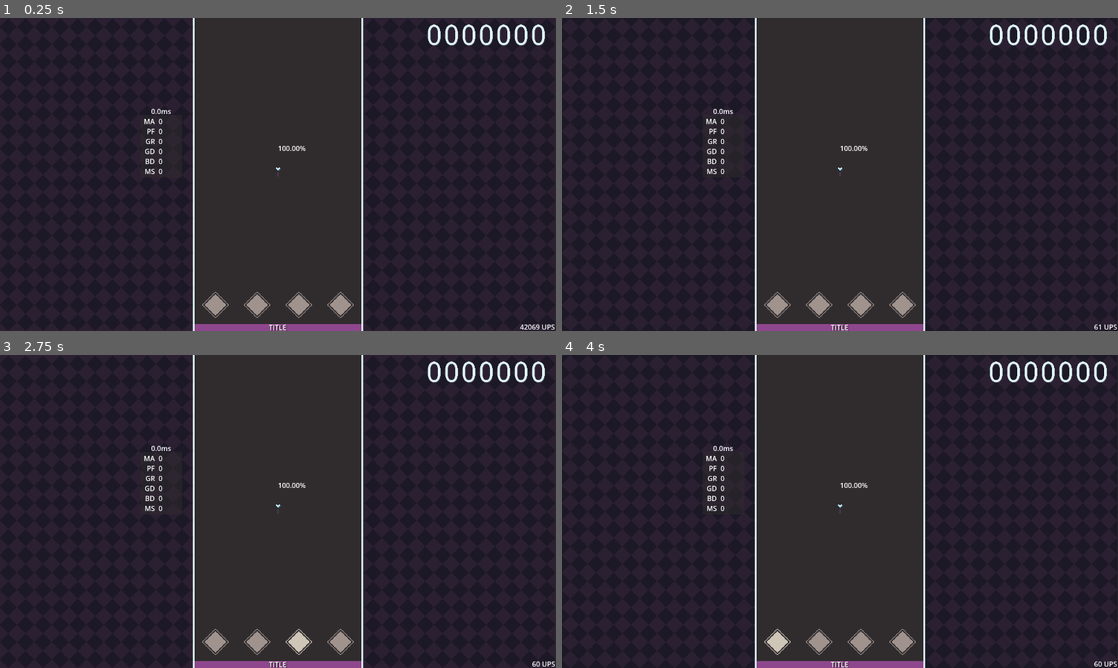
Above: before the commit, frames 1-4 (two rows, left to right).
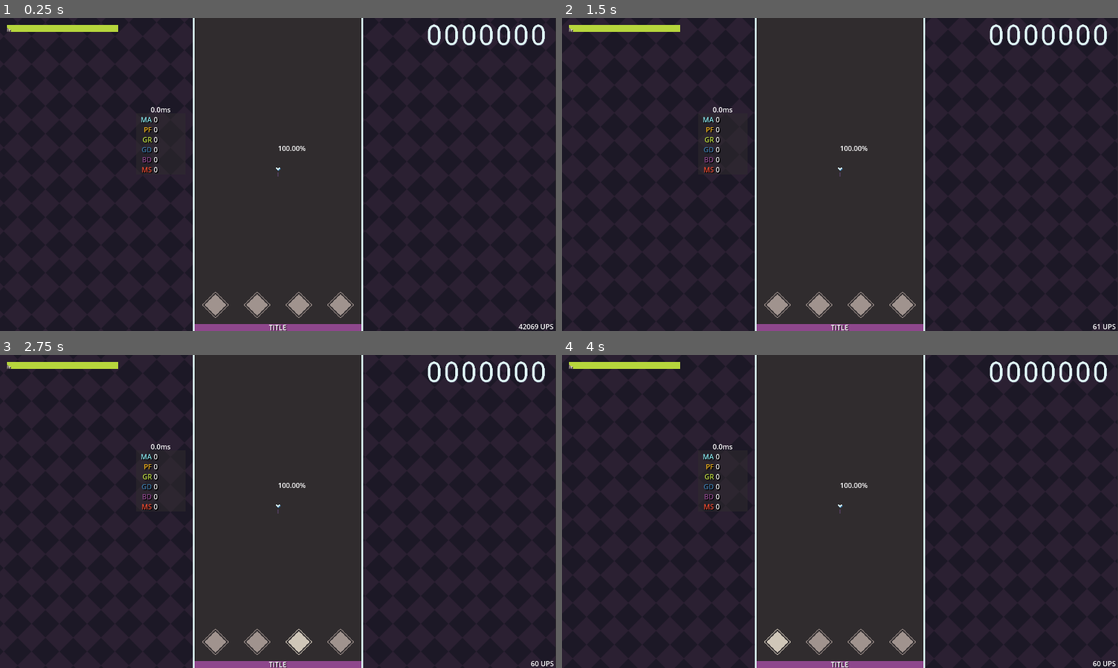
Above: after the commit, the same moments.

Repository: KayDeeTee/GodotVSRG
Game: Godot game, scene res://scenes/gameplay.tscn
The game is run twice, just before and just after one commit, with the same random seed, the same clock (stepped at 60 frames per second) and the same inputs.
Inputs:
- Up to frame 1 (0.25 s): no input
- Up to frame 2 (1.5 s): hold Z (col_0) 0.53-1.28 s; tap Enter at 1.25 s; tap X (col_1) at 1.35 s
- Up to frame 3 (2.75 s): tap R (restart) at 2 s; hold , (col_2) from 2.03 s (still down)
- Up to frame 4 (4 s): tap R (restart) at 2.75, 3.5 s; release , (col_2) at 2.78 s; tap . (col_3) at 2.85 s; hold Z (col_0) from 3.53 s (still down)

The runs differ from the first frame. In frame 1, 0.9% of the frame differs, in the area x 1-100%, y 2-100%; in frame 2, 0.9%; in frame 3, 0.9%; in frame 4, 0.9%.
Error in both runs: Attempt to call function 'get_as_text' in base 'null instance' on a null instance. (res://code/gameplay/Chart.gd:33)

Commit message:
added hp/song over checks, minor ui changes

Diff:
--- a/code/gameplay/Composer.gd
+++ b/code/gameplay/Composer.gd
@@ -26,6 +26,8 @@
 
 const usec = 1000000
 
+var song_failed = false
+
 var clap_index = 0
 
 var audiofilename = ""
@@ -70,6 +72,13 @@
 	check_to_spawn_notes()
 	check_to_despawn_notes()
 	check_to_play_clap()
+
+	if song_failed and Global.user_settings.immediate_fail: #normally you'd just return to song select or a retry menu but...
+		get_tree().quit()
+
+	if time > chart.duration + usec*2.5:
+		get_tree().quit()
+
 
 func check_to_play_clap():
 	if !Global.user_settings.clap:
@@ -80,7 +89,6 @@
 		if _time > 0:
 			clap.play(0)
 			clap_index += 1
-
 
 func check_to_spawn_notes():
 	for x in range(column_count):
--- a/code/gameplay/Global.gd
+++ b/code/gameplay/Global.gd
@@ -13,6 +13,10 @@
 var receptor_con
 var nps
 var toastie
+var hp
+
+var health = 256
+var MAX_HP = 256
 
 var user_settings = UserSettings.new()
 
@@ -22,6 +26,7 @@
 var total_notes = 0
 var current_mean = 0
 
+var life_change = [2,1,-1,-4,-12,-32]
 var colors = [Color("#8aebf1"),Color("#f4b41b"),Color("#b6d53c"),Color("#3978a8"),Color("#8e478c"),Color("#e6482e")]
 var windows = [22500, 45000, 90000, 135000, 180000]
 enum WINDOWS{
@@ -101,6 +106,12 @@
 	if j >= 3:
 		break_spr[column].self_modulate = colors[j]
 
+	health = clamp(health+life_change[j], 0, MAX_HP)
+	hp.value = (health/float(MAX_HP))*hp.max_value
+
+	if health == 0:
+		composer.song_failed = true
+
 
 var wife3_mine_hit_weight = -7.0
 var wife3_hold_drop_weight = -4.5
--- a/code/gameplay/UserSettings.gd
+++ b/code/gameplay/UserSettings.gd
@@ -26,5 +26,7 @@
 var note_global_offset = 0 #offset for hitting notes ////// if you're hitting early(negative) make this positive
 var note_visual_offset = 0 #offset for rendering notes  ////// if you're hitting early(negative) make this positive too?
 
+var immediate_fail = false
+
 func load_settings():
 	pass
--- a/project.godot
+++ b/project.godot
@@ -52,6 +52,7 @@
 window/size/viewport_width=1280
 window/size/viewport_height=720
 window/vsync/vsync_mode=0
+window/stretch/mode="viewport"
 
 [input]
 
--- /dev/null
+++ b/scenes/HP.gd
@@ -0,0 +1,7 @@
+extends TextureProgressBar
+
+var hp = 1.0
+
+func _ready():
+	Global.hp = self
+	value = (Global.health/float(Global.MAX_HP))*max_value
--- a/scenes/gameplay.tscn
+++ b/scenes/gameplay.tscn
@@ -11,13 +11,17 @@
 [ext_resource type="Texture2D" uid="uid://cyayfrft7hoxp" path="res://sprites/hiterror.png" id="9_aq87c"]
 [ext_resource type="Script" path="res://code/widgets/HitError.gd" id="9_iihqm"]
 [ext_resource type="Script" path="res://code/widgets/FPS.gd" id="9_tmo4d"]
+[ext_resource type="Texture2D" uid="uid://dan1yll6tx37w" path="res://sprites/hp-back.png" id="10_nd8nw"]
 [ext_resource type="Texture2D" uid="uid://flyj3kx00cn1" path="res://sprites/avg.png" id="10_snx41"]
+[ext_resource type="Texture2D" uid="uid://c0eeoyjcecnob" path="res://sprites/hp-front.png" id="11_gnhxh"]
 [ext_resource type="Texture2D" uid="uid://ds8m4ye6qprk" path="res://sprites/toastie.png" id="11_rqn17"]
 [ext_resource type="Script" path="res://code/widgets/ReceptorPos.gd" id="12_3xgqk"]
 [ext_resource type="Script" path="res://code/widgets/ComboRenderer.gd" id="12_jby5j"]
+[ext_resource type="Texture2D" uid="uid://bknxyqathkhos" path="res://sprites/hp-bar.png" id="12_u4vn5"]
 [ext_resource type="Script" path="res://code/widgets/Toastie.gd" id="12_ugcs8"]
 [ext_resource type="Script" path="res://code/widgets/BreakIndicators.gd" id="13_03o50"]
 [ext_resource type="Script" path="res://code/widgets/breakSpr.gd" id="13_hggrc"]
+[ext_resource type="Script" path="res://scenes/HP.gd" id="13_kbgan"]
 [ext_resource type="Script" path="res://code/widgets/Score.gd" id="13_mefvt"]
 [ext_resource type="Texture2D" uid="uid://d3gr81mr20vkx" path="res://sprites/purple.png" id="14_bh62m"]
 [ext_resource type="Texture2D" uid="uid://dfdfllp3j45a2" path="res://sprites/pink.png" id="15_rfsa2"]
@@ -55,8 +59,8 @@
 [sub_resource type="ShaderMaterial" id="ShaderMaterial_hftan"]
 shader = SubResource("Shader_e6p1o")
 shader_parameter/tint = Color(0.501961, 0.501961, 0.501961, 1)
-shader_parameter/uv_scale = Vector2(32, 32)
-shader_parameter/uv_speed = Vector2(-2, -2)
+shader_parameter/uv_scale = Vector2(20, 11.25)
+shader_parameter/uv_speed = Vector2(-0.6, -0.6)
 
 [sub_resource type="Gradient" id="Gradient_xowk7"]
 colors = PackedColorArray(0, 0, 0, 0, 1, 1, 1, 1)
@@ -83,6 +87,9 @@
 shader_parameter/line_colour = Color(1, 0.682353, 0.713726, 1)
 
 [node name="Node2d" type="Node2D"]
+
+[node name="camera" type="Camera2D" parent="."]
+current = true
 
 [node name="control_z_index" type="Node2D" parent="."]
 z_index = 100
@@ -147,18 +154,22 @@
 [node name="count_bg" type="TextureRect" parent="control_z_index/control_nodes"]
 self_modulate = Color(1, 1, 1, 0.501961)
 layout_mode = 0
-offset_left = -316.0
-offset_top = -137.0
-offset_right = -221.0
-offset_bottom = 7.0
+offset_left = -327.0
+offset_top = -141.0
+offset_right = -213.0
 texture = ExtResource("1_782yu")
 
-[node name="counts" type="RichTextLabel" parent="control_z_index/control_nodes"]
-layout_mode = 0
-offset_left = -275.0
-offset_top = -134.0
-offset_right = -212.0
-offset_bottom = 33.0
+[node name="counts" type="RichTextLabel" parent="control_z_index/control_nodes/count_bg"]
+clip_contents = false
+layout_mode = 0
+offset_left = 41.0
+offset_top = 3.0
+offset_right = 104.0
+offset_bottom = 170.0
+theme_override_colors/font_shadow_color = Color(0, 0, 0, 1)
+theme_override_constants/shadow_offset_x = 2
+theme_override_constants/shadow_offset_y = 2
+theme_override_constants/shadow_outline_size = 2
 bbcode_enabled = true
 text = "0
 0
@@ -168,49 +179,64 @@
 0"
 script = ExtResource("18_25syx")
 
-[node name="avg" type="RichTextLabel" parent="control_z_index/control_nodes"]
-layout_mode = 1
-offset_left = -316.0
-offset_top = -157.0
-offset_right = -221.0
-offset_bottom = -124.0
+[node name="counts_labels" type="RichTextLabel" parent="control_z_index/control_nodes/count_bg"]
+clip_contents = false
+layout_mode = 1
+offset_left = 1.0
+offset_top = 3.0
+offset_right = 37.0
+offset_bottom = 144.0
+theme_override_colors/font_shadow_color = Color(0, 0, 0, 1)
+theme_override_constants/shadow_offset_x = 2
+theme_override_constants/shadow_offset_y = 2
+theme_override_constants/shadow_outline_size = 0
+bbcode_enabled = true
+text = "[right][color=#8aebf1]MA [/color]
+[color=#f4b41b]PF[/color]
+[color=#b6d53c]GR[/color]
+[color=#3978a8]GD[/color]
+[color=#8e478c]BD[/color]
+[color=#e6482e]MS[/color]"
+
+[node name="avg" type="RichTextLabel" parent="control_z_index/control_nodes/count_bg"]
+layout_mode = 1
+offset_top = -20.0
+offset_right = 114.0
+offset_bottom = 13.0
 bbcode_enabled = true
 text = "[center]0.0ms[/center]"
 script = ExtResource("19_rk4r0")
 
 [node name="fps" type="RichTextLabel" parent="control_z_index/control_nodes"]
 layout_mode = 1
-offset_left = 435.0
-offset_top = 339.0
-offset_right = 638.0
-offset_bottom = 364.0
+offset_left = 432.0
+offset_top = 338.0
+offset_right = 635.0
+offset_bottom = 363.0
 bbcode_enabled = true
 text = "[right]42069 UPS[/right]"
 script = ExtResource("9_tmo4d")
 
-[node name="counts_labels" type="RichTextLabel" parent="control_z_index/control_nodes"]
-layout_mode = 1
-offset_left = -313.0
-offset_top = -134.0
-offset_right = -283.0
-offset_bottom = 7.0
-bbcode_enabled = true
-text = "[right]MA
-PF
-GR
-GD
-BD
-MS"
-
-[node name="camera" type="Camera2D" parent="."]
-current = true
+[node name="hp" type="TextureProgressBar" parent="control_z_index/control_nodes"]
+texture_filter = 1
+layout_mode = 0
+offset_left = -624.0
+offset_top = -344.0
+offset_right = -368.0
+offset_bottom = -328.0
+max_value = 256.0
+value = 50.0
+texture_under = ExtResource("10_nd8nw")
+texture_over = ExtResource("11_gnhxh")
+texture_progress = ExtResource("12_u4vn5")
+script = ExtResource("13_kbgan")
 
 [node name="bg" type="Sprite2D" parent="."]
 texture_filter = 2
 texture_repeat = 2
 material = SubResource("ShaderMaterial_hftan")
 position = Vector2(-0.999947, 0.499991)
-scale = Vector2(20, 20)
+scale = Vector2(20, 11.25)
 texture = ExtResource("1_avlst")
 region_enabled = true
 region_rect = Rect2(0, 0, 64, 64)
@@ -321,7 +347,7 @@
 [node name="nps" type="Sprite2D" parent="."]
 texture_filter = 1
 material = SubResource("ShaderMaterial_gjs7w")
-position = Vector2(-460, 260)
+position = Vector2(-497, 280)
 scale = Vector2(2, 2)
 z_index = 100
 texture = ExtResource("24_f10vc")
Not shown: 1 places in scenes/gameplay.tscn that only renumber resources
Binary file added: sprites/hp-back.png
Not shown, added: sprites/hp-back.png.import
Binary file added: sprites/hp-bar.png
Not shown, added: sprites/hp-bar.png.import
Binary file added: sprites/hp-front.png
Not shown, added: sprites/hp-front.png.import
